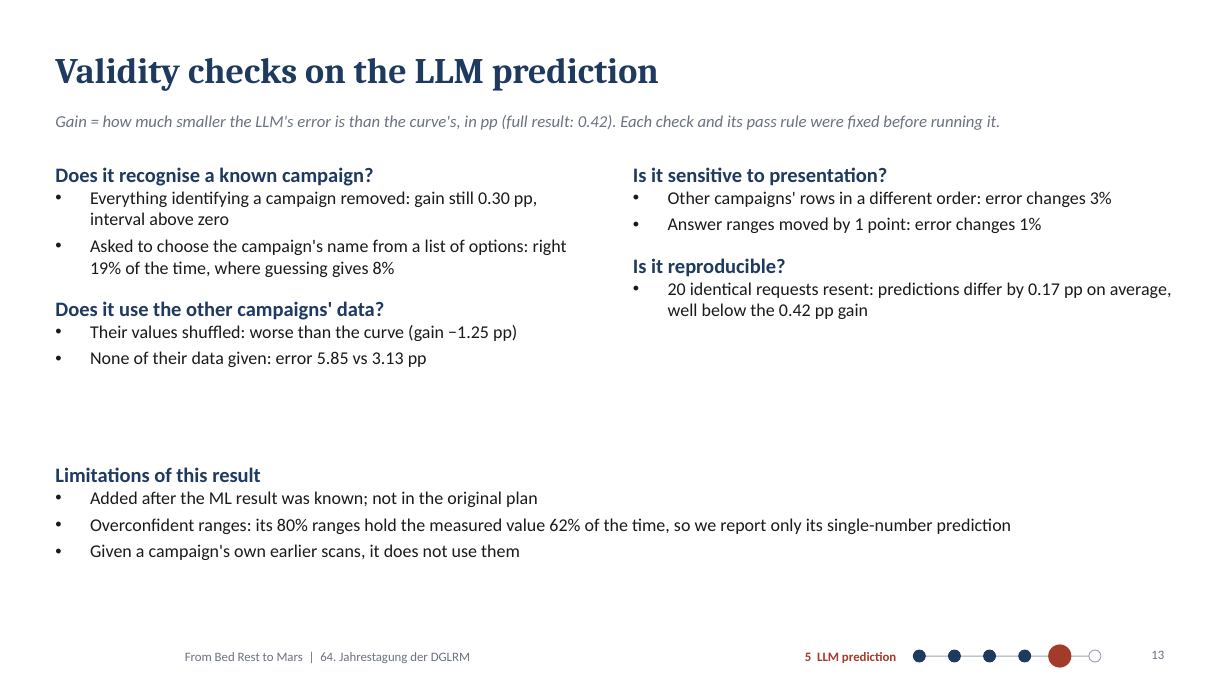
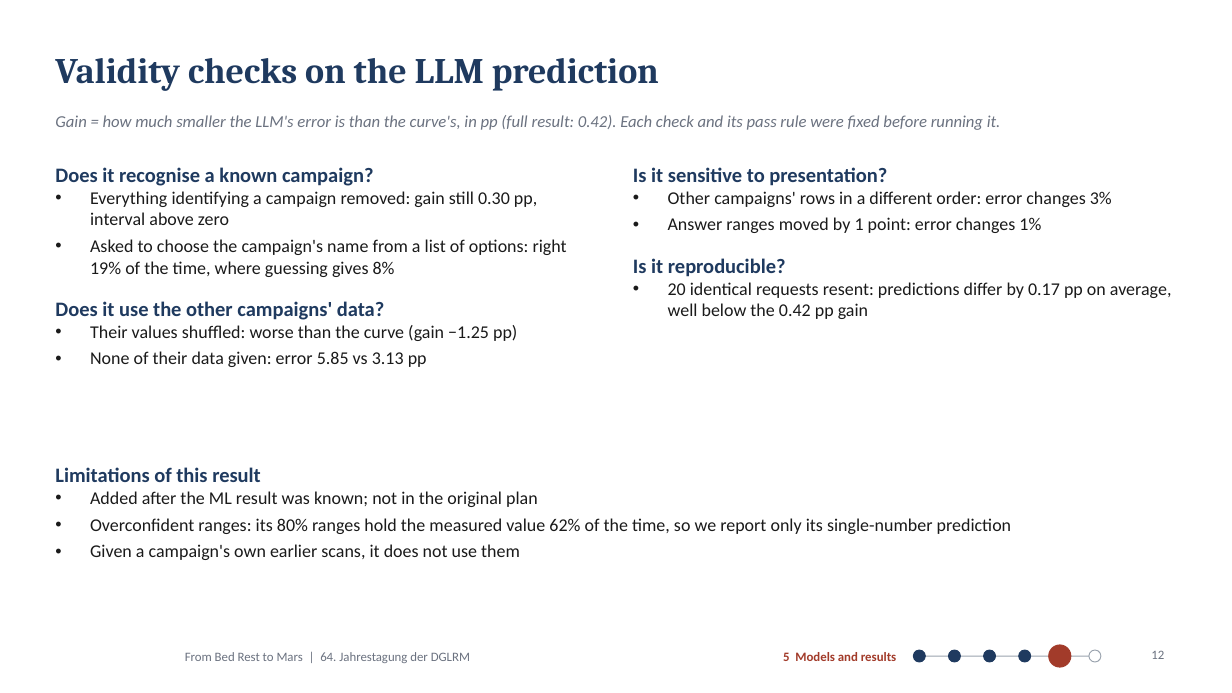
Before and after one commit to MiladBahariQaragoz/BedrestToMars, a slide deck: slide 12 of presentation/bed-rest-to-mars-talk.pptx (slide 13 before the commit). Drawn at 1232x693 pixels with LibreOffice and Linux fonts; fonts in the diff are those of the drawing; background and template pictures are left out. Boxes give left, top, right and bottom in pixels: in the first picture for what was removed or moved away, otherwise in the second. Text is boxed around its words. In the diff, an @@ line names an element or a change of style, - is before the commit and + after.

```diff
--- a/presentation/bed-rest-to-mars-talk.pptx
+++ b/presentation/bed-rest-to-mars-talk.pptx
@@ text at box(783, 652, 896, 661): text changed @@
-5 LLM prediction
+5 Models and results
```
Also in this commit, not shown: 11 other slides changed, 1 slide removed, 4 other files.
